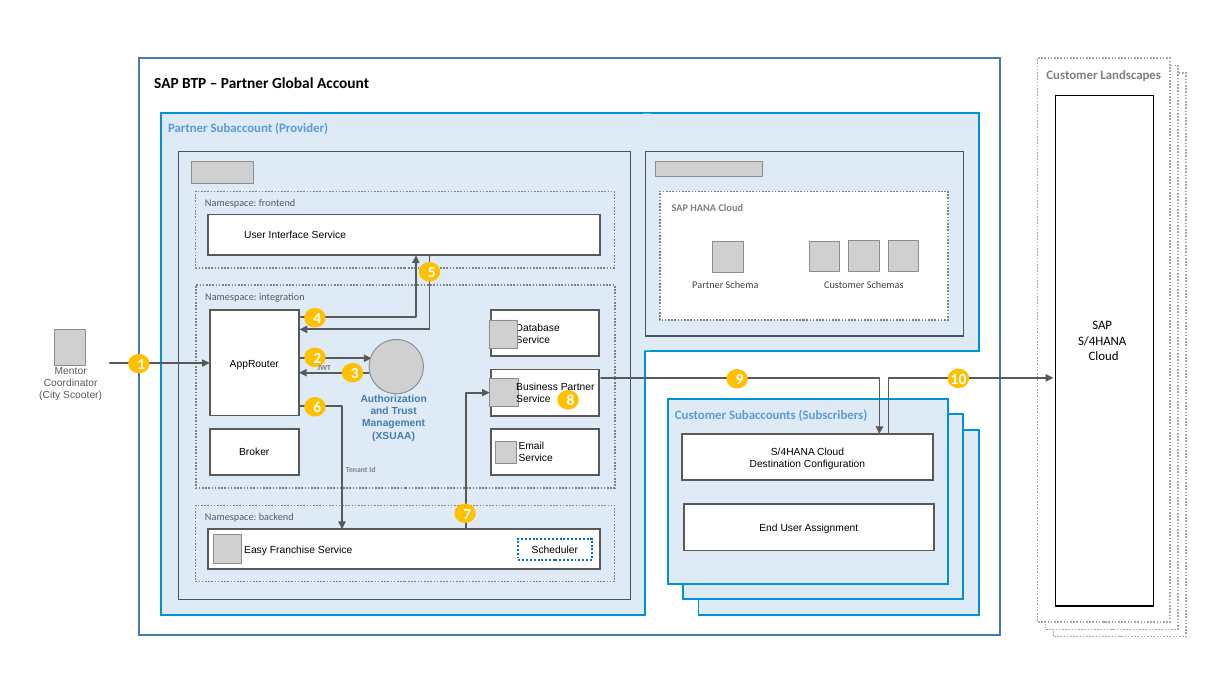
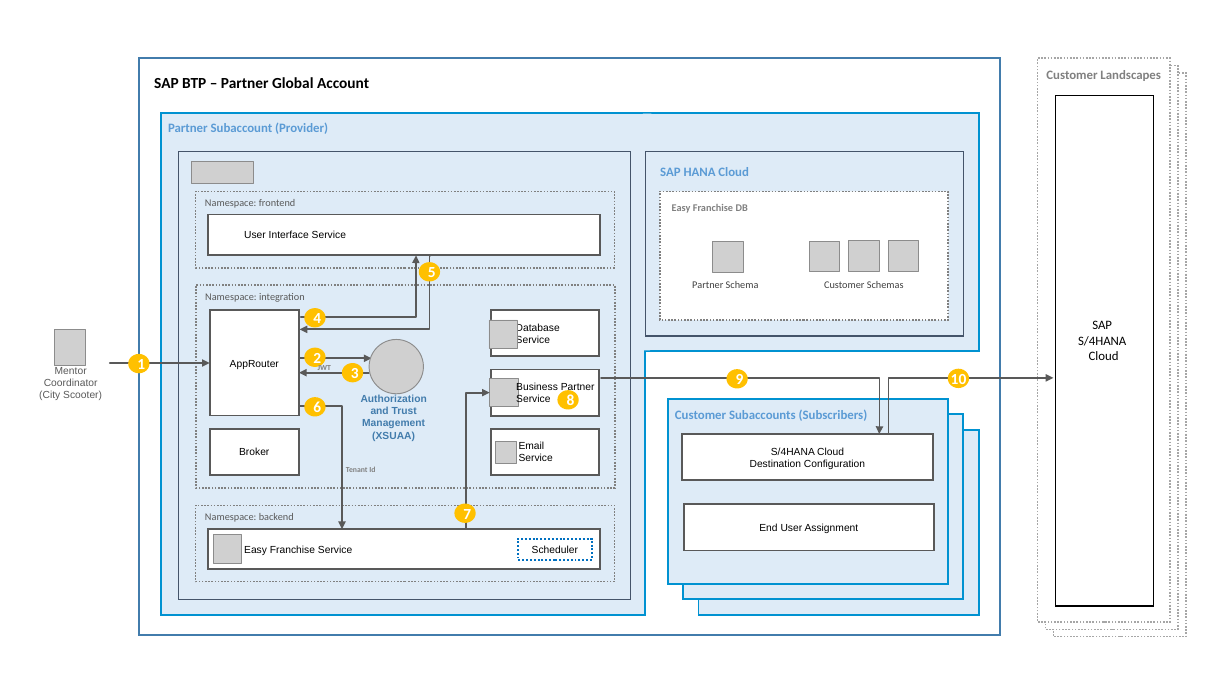
Before and after one commit to SAP-samples/btp-kyma-identity-management, a slide deck: slide 2 of documentation/images/easyfranchise-identity-diagrams.pptx. Drawn at 1232x693 pixels with LibreOffice and Linux fonts; fonts in the diff are those of the drawing; grey boxes stand for pictures; background and template pictures are left out. Boxes give left, top, right and bottom in pixels: in the first picture for what was removed or moved away, otherwise in the second. Text is boxed around its words. In the diff, an @@ line names an element or a change of style, - is before the commit and + after.

Commit message:
update Solution Diagrams to reflect SAP HANA multicloud

```diff
--- a/documentation/images/easyfranchise-identity-diagrams.pptx
+++ b/documentation/images/easyfranchise-identity-diagrams.pptx
@@ picture removed at (655, 162, 762, 177) @@
@@ text added at (660, 167, 749, 176), 10 pt, text #5B9BD5, bold @@
+SAP HANA Cloud
@@ text at (672, 204, 748, 213): text changed @@
-SAP HANA Cloud
+Easy Franchise DB
```
Also in this commit, not shown: 2 other slides changed, 2 slides added, 2 slides removed, 5 other files.
